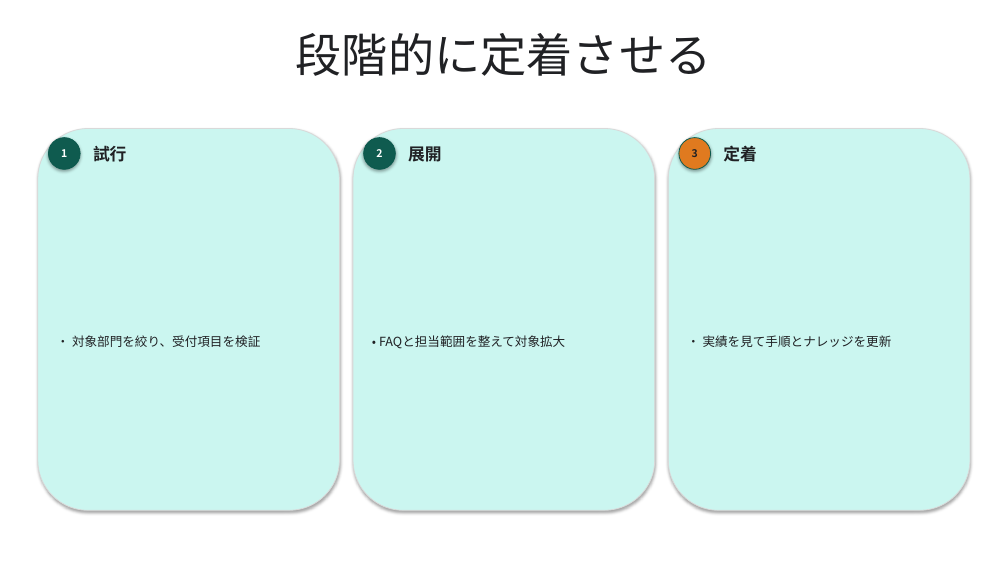
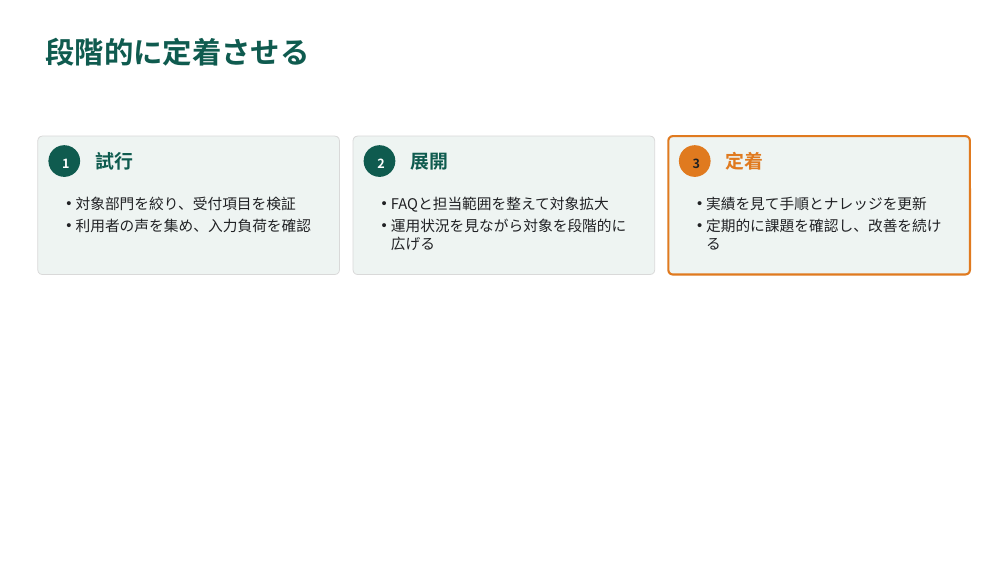
Before and after one commit to YHirano7/Artifacts, a slide deck: slide 4 of skills/pptx-deck/examples/component-gallery/component-gallery.pptx. Drawn at 1008x567 pixels with LibreOffice and Linux fonts; fonts in the diff are those of the drawing. Boxes give left, top, right and bottom in pixels: in the first picture for what was removed or moved away, otherwise in the second. Text is boxed around its words. In the diff, an @@ line names an element or a change of style, - is before the commit and + after.

Commit message:
fix(pptx-deck): 図解部品のレイアウトを改善

```diff
--- a/skills/pptx-deck/examples/component-gallery/component-gallery.pptx
+++ b/skills/pptx-deck/examples/component-gallery/component-gallery.pptx
@@ title "段階的に定着させる" at (45, 38, 309, 66): size 44 to 28 pt, text colour #202124 to #0F5B4F, bold on; alignment centre to left @@
@@ rounded rectangle: place and size @@
-rounded rectangle at (38, 129, 340, 510)
+rounded rectangle at (38, 136, 340, 274)
@@ rounded rectangle at (38, 136, 340, 274): fill #CBF6F0 to #EEF4F2; shadow off; proportions changed @@
@@ text "試行": place and size @@
-text "試行" at (93, 145, 127, 162)
+text "試行" at (95, 152, 133, 170)
@@ text "試行" at (95, 152, 133, 170): size 16 to 18 pt, text colour #202124 to #0F5B4F; vertical alignment middle to top @@
@@ rounded rectangle at (353, 136, 655, 274): fill #CBF6F0 to #EEF4F2; shadow off; proportions changed @@
@@ rounded rectangle: place and size @@
-rounded rectangle at (353, 129, 655, 510)
+rounded rectangle at (353, 136, 655, 274)
@@ text "展開" at (410, 149, 448, 174): size 16 to 18 pt, text colour #202124 to #0F5B4F; vertical alignment middle to top @@
@@ rounded rectangle: place and size @@
-rounded rectangle at (668, 129, 970, 510)
+rounded rectangle at (668, 136, 970, 274)
@@ rounded rectangle at (668, 136, 970, 274): fill #CBF6F0 to #EEF4F2; outline #D9D9D9 0.75 pt to #E07A1F 2 pt; shadow off; proportions changed @@
@@ 3 ellipses, 1 title: place and size @@
-3 ellipses, 1 title at (48, 33, 712, 169)
+3 ellipses, 1 title at (45, 38, 711, 177)
@@ size 10 to 12 pt; vertical alignment middle to top; outline #0D5B4F 0.75 pt to none; shadow off in 3 elements at (48, 145, 80, 177), (364, 145, 395, 177), (679, 145, 711, 177) @@
@@ text "定着" at (726, 152, 764, 170): size 16 to 18 pt, text colour #202124 to #E07A1F; vertical alignment middle to top @@
@@ text at (76, 196, 312, 232): text changed; size 12 to 14 pt @@
-• 対象部門を絞り、受付項目を検証
+• 対象部門を絞り、受付項目を検証
+• 利用者の声を集め、入力負荷を確認
@@ vertical alignment middle to top in 3 elements at (76, 196, 312, 232), (706, 196, 942, 250), (391, 196, 627, 250) @@
@@ text at (391, 196, 627, 250): text changed; size 12 to 14 pt @@
-• FAQと担当範囲を整えて対象拡大
+• FAQと担当範囲を整えて対象拡大
+• 運用状況を見ながら対象を段階的に広げる
@@ text at (706, 196, 942, 250): text changed; size 12 to 14 pt @@
-• 実績を見て手順とナレッジを更新
+• 実績を見て手順とナレッジを更新
+• 定期的に課題を確認し、改善を続ける
```
Also in this commit, not shown: 21 other slides changed, 41 other files.
